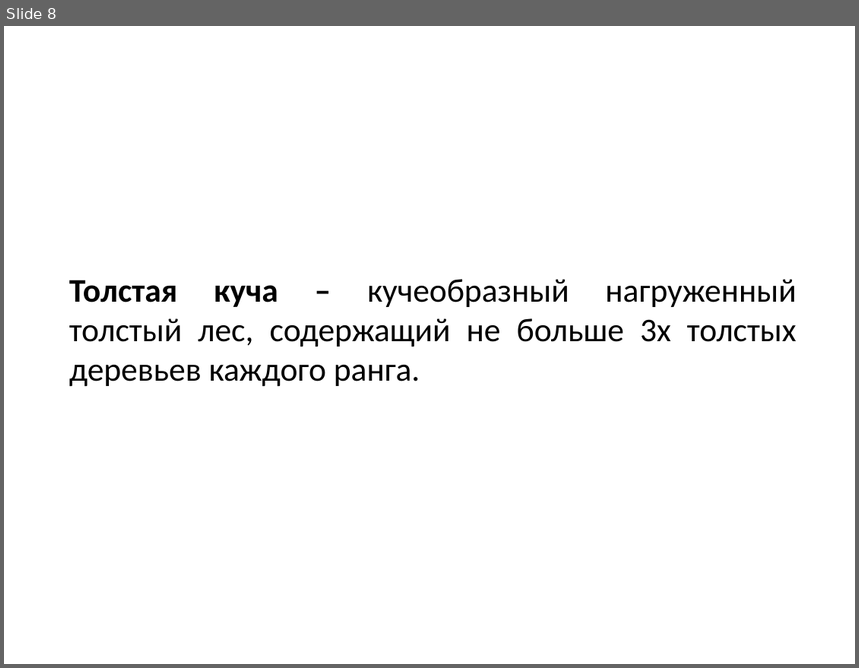
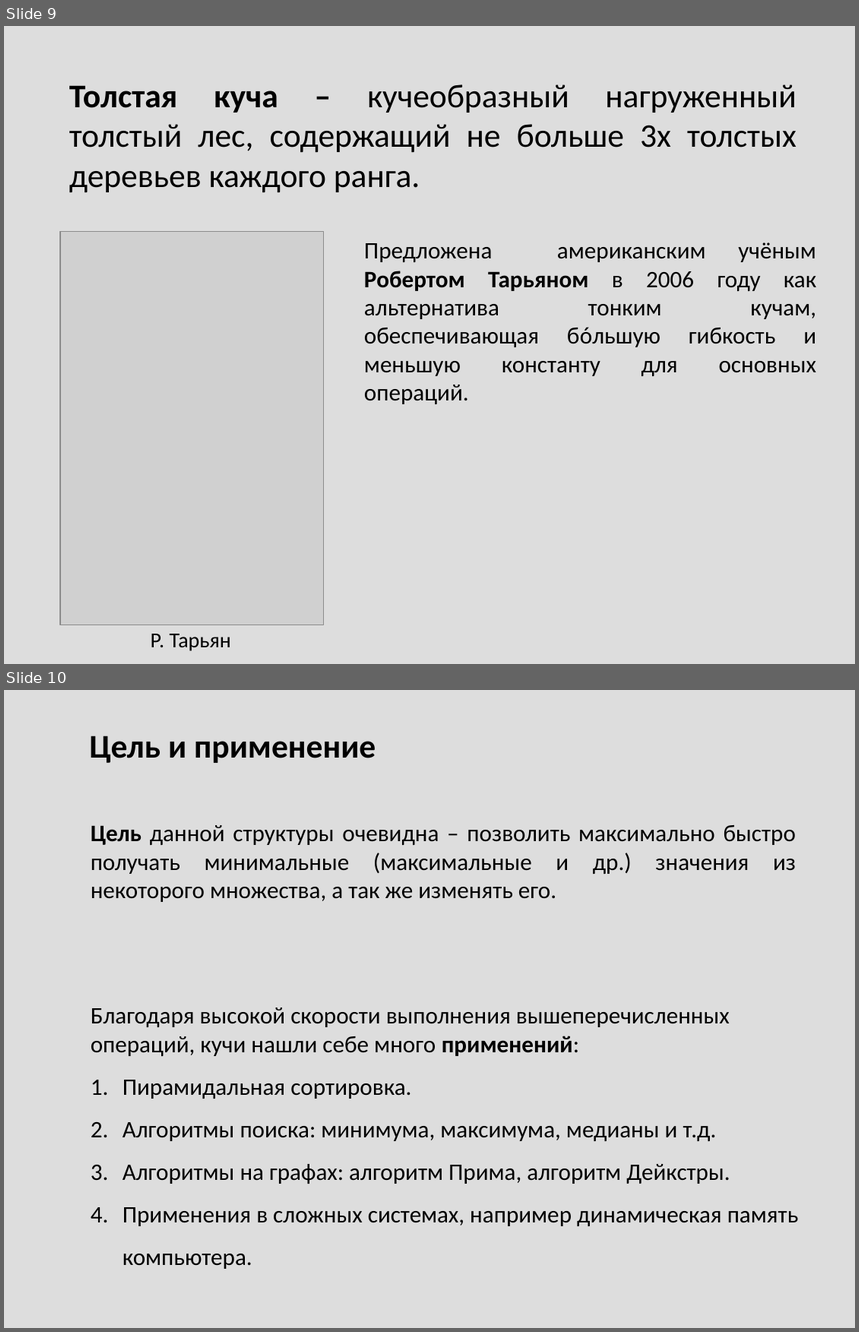
Before and after one commit to Mustang98/ThickHeap, a slide deck: ThickHeap_Presentation.ppsx. Shown one above the other, each under a label of ours: slide 8 before the commit, slides 9 and 10 after it. The pictures are 859x668 and 859x1332 pixels, drawn with LibreOffice and Linux fonts; fonts in the diff are those of the drawing; grey boxes stand for pictures. Boxes give left, top, right and bottom in pixels: in the first picture for what was removed or moved away, otherwise in the second. Text is boxed around its words. In the diff, an @@ line names an element or a change of style, - is before the commit and + after.

```diff
--- a/ThickHeap_Presentation.ppsx
+++ b/ThickHeap_Presentation.ppsx
@@ slide 10 added at (x1=4, y1=690, x2=855, y2=1328), background #DDDDDD @@
@@ text added at (x1=89, y1=736, x2=376, y2=763), 28 pt, text #000000, bold @@
+Цель и применение
@@ text added at (x1=91, y1=825, x2=796, y2=902), 20 pt, text #000000 @@
+Цель данной структуры очевидна – позволить максимально быстро получать минимальные (максимальные и др.) значения из некоторого множества, а так же изменять его.
@@ text added at (x1=91, y1=1008, x2=799, y2=1269), 20 pt, text #000000 @@
+Благодаря высокой скорости выполнения вышеперечисленных операций, кучи нашли себе много применений:
+1. Пирамидальная сортировка.
+2. Алгоритмы поиска: минимума, максимума, медианы и т.д.
+3. Алгоритмы на графах: алгоритм Прима, алгоритм Дейкстры.
+4. Применения в сложных системах, например динамическая память компьютера.
@@ what was slide 8 is now slide 9 @@
@@ slide 9 changed as well @@
@@ background #FFFFFF to #DDDDDD @@
@@ text "Толстая куча – кучеобразный нагруженный ..." moved from (x1=69, y1=279, x2=797, y2=386) to (x1=69, y1=85, x2=797, y2=192) @@
@@ picture added at (x1=60, y1=231, x2=324, y2=625) @@
@@ text added at (x1=364, y1=243, x2=816, y2=404), 20 pt, text #000000 @@
+Предложена американским учёным Робертом Тарьяном в 2006 году как альтернатива тонким кучам, обеспечивающая бóльшую гибкость и меньшую константу для основных операций.
@@ text added at (x1=151, y1=634, x2=231, y2=651), 18 pt, text #000000 @@
+Р. Тарьян
```
Also in this commit, not shown: 15 other slides changed, 30 other slides added, 2 slides removed, 2 other files.
